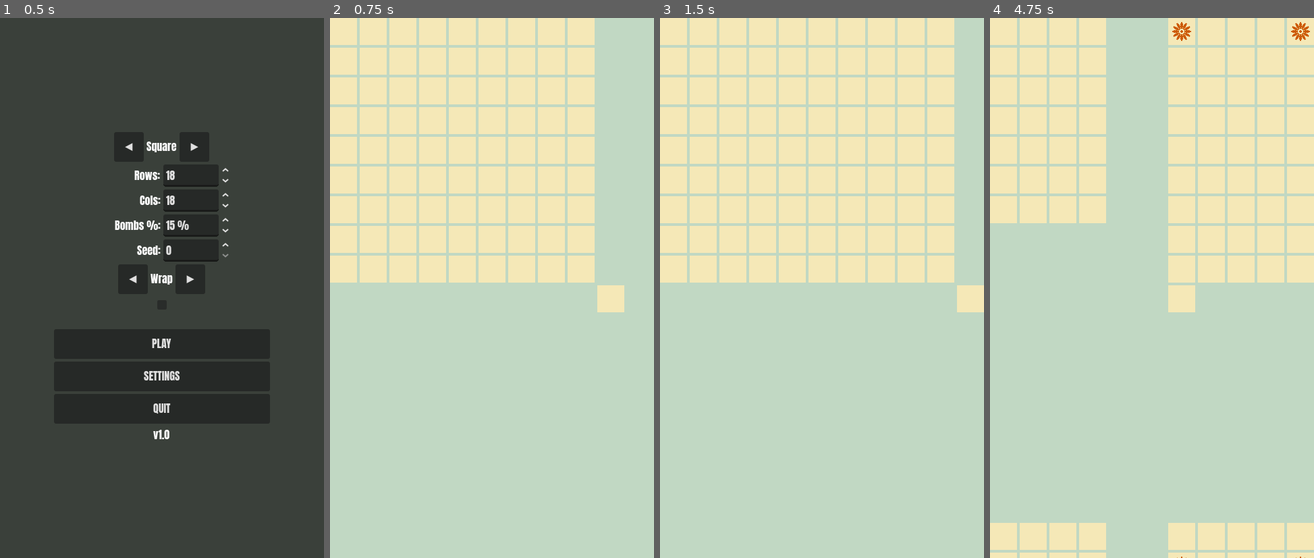
Above: before the commit, frames 1-4 (left to right).
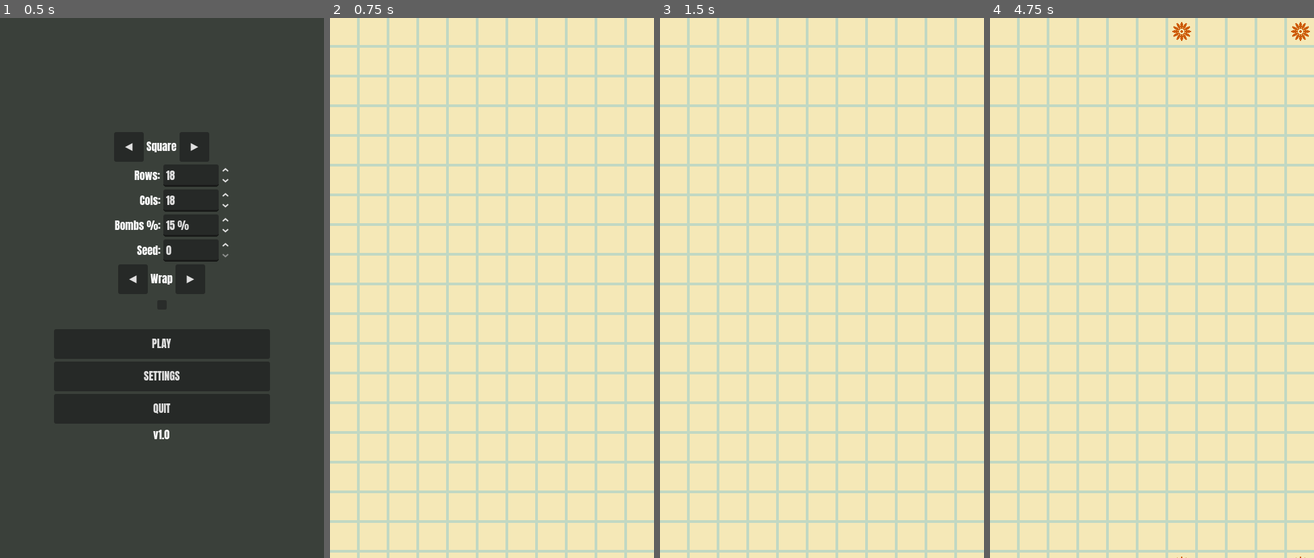
Above: after the commit, the same moments.

Repository: Kape99/mine-sweeper
Game: Godot game, scene res://Scenes/base.tscn
Same seed, same stepped clock (60 frames per second), same inputs: the game is played once before the commit and once after it.
Inputs (mouse positions are in pixels of both pictures, inside the frame that each line leads up to):
- Up to frame 1 (0.5 s): no input
- Up to frame 2 (0.75 s): click "PLAY" at 0.5 s
- Up to frame 3 (1.5 s): tap Enter at 1.25 s; drag from (672, 28) to (763, 28) at 1.27 s
- Up to frame 4 (4.75 s): tap Space at 2, 3.5 s; drag from (1002, 28) to (1093, 28) at 2.02 s; tap Enter at 2.75, 4.25 s; move the mouse to (1002, 28) at 2.77 s; click (1002, 28) at 2.92 s; drag from (1032, 28) to (1152, 28) at 3.52 s; drag from (1032, 28) to (1181, 28) at 4.27 s

Frame 1 is identical in both runs. In frame 2, 49% of the frame differs, in the area x 0-100%, y 0-100%; in frame 3, 46%; in frame 4, 48%.

Commit message:
Build the next board in the background; enable low-processor mode
While no game is running, base.gd builds the board for the menu's
current settings a few milliseconds per frame (transparent and paused),
so Start reuses it instead of building every cell in one frame. On a
50x50 wrap board, Start drops from ~205 ms + ~230 ms first frame to
~12 ms + ~16 ms (desktop, headless).

- BaseBoard: prepare()/build_step()/is_built()/is_prepared_for();
  start_game() reuses a matching prepared board. Cells are positioned
  directly instead of by a GridContainer, which re-laid out every cell
  on each add and made the stepped build quadratic (same layout).
- BoardCopyRenderer: copy chunks can start hidden and be revealed a few
  per frame, budgeted by a measured per-cell draw cost, instead of one
  ~130 ms frame drawing all 8 copies.
- _on_cell_pressed() ignores taps on a paused board.
- Enable application/run/low_processor_mode. CameraController now
  applies its view only when it changes: Camera2D's own per-frame update
  forced a full redraw every frame, so idle screens never went quiet.
- Tests: test_board_prepare, test_camera_controller. README updated.

Co-Authored-By: Claude Opus 5.5 <noreply@anthropic.com>

Diff:
--- /dev/null
+++ b/Scenes/Tests/test_board_prepare.tscn
@@ -0,0 +1,6 @@
+[gd_scene load_steps=2 format=3 uid="uid://tbprep8527b76c0231"]
+
+[ext_resource type="Script" path="res://Scripts/Tests/test_board_prepare.gd" id="1_script"]
+
+[node name="TestBoardPrepare" type="Node"]
+script = ExtResource("1_script")
--- /dev/null
+++ b/Scenes/Tests/test_camera_controller.tscn
@@ -0,0 +1,6 @@
+[gd_scene load_steps=2 format=3 uid="uid://tbcam24c376e3c28d"]
+
+[ext_resource type="Script" path="res://Scripts/Tests/test_camera_controller.gd" id="1_script"]
+
+[node name="TestCameraController" type="Node"]
+script = ExtResource("1_script")
--- a/Scripts/Board/base_board.gd
+++ b/Scripts/Board/base_board.gd
@@ -56,8 +56,11 @@
 ## The logical board — 2D array [row][col] of the real, interactive cells.
 var board_state: Array = []
 
-## The GridContainer holding the interactive (logical) cells, or null.
-var _tile: GridContainer = null
+## The Control holding the interactive (logical) cells, or null. Cells
+## are positioned directly rather than by a GridContainer: they're all the
+## same size, and a GridContainer would re-lay out every cell each time one
+## is added, which made building the board in steps quadratic.
+var _tile: Control = null
 
 ## Draws the wrap-mode copies around [member _tile]; null in classic mode.
 var _copy_renderer: BoardCopyRenderer = null
@@ -88,6 +91,11 @@
 
 ## Currently highlighted neighbors (from a long-press on a revealed cell).
 var _highlighted_neighbors: Array[CellBase] = []
+
+## Incremental build progress (see [method prepare] / [method build_step]):
+## row-major index of the next cell to create, and how many there are.
+var _build_next: int = 0
+var _build_total: int = 0
 
 
 func _ready() -> void:
@@ -178,21 +186,83 @@
 		_tile.free()
 		_tile = null
 	board_state = []
+	_build_next = 0
+	_build_total = 0
 	_board_node.position = Vector2.ZERO
 
 
+## Starts a game. If the board was already built for these dimensions with
+## [method prepare] (e.g. in the background while the menu was open), that
+## build is reused; otherwise the board is built now, in one go.
 func start_game(p_cols: int, p_rows: int, p_mines: int, p_wrap: bool = true) -> void:
-	_wrap_mode = p_wrap
+	if not is_prepared_for(p_cols, p_rows, p_wrap):
+		prepare(p_cols, p_rows, p_wrap)
+	build_step(-1)
 	var requested: Vector2i = Vector2i(p_cols, p_rows)
-	var dims: Vector2i = _wrap_safe_dimensions(requested) if p_wrap else requested
-	cols = dims.x
-	rows = dims.y
 	mines = p_mines
-	if dims != requested:
+	if Vector2i(cols, rows) != requested:
 		# Keep the requested mine density on the enlarged board.
 		mines = roundi(p_mines * float(cols * rows) / float(p_cols * p_rows))
 	_to_be_explored = rows * cols - mines
-	reset()
+
+
+## Clears the board and sets it up for a [param p_cols] × [param p_rows]
+## game without creating any cells yet; [method build_step] creates them.
+func prepare(p_cols: int, p_rows: int, p_wrap: bool) -> void:
+	clear()
+	_wrap_mode = p_wrap
+	var dims: Vector2i = _get_dimensions(p_cols, p_rows, p_wrap)
+	cols = dims.x
+	rows = dims.y
+	_begin_build()
+
+
+## Creates cells for at most [param budget_usec] microseconds (all remaining
+## cells if negative). Returns true once the board is fully built.
+func build_step(budget_usec: int) -> bool:
+	if _tile == null:
+		return false
+	var start: int = Time.get_ticks_usec()
+	while _build_next < _build_total:
+		_add_cell(_build_next)
+		_build_next += 1
+		# Checking the clock every few cells keeps its cost negligible.
+		if budget_usec >= 0 and _build_next % 4 == 0 and Time.get_ticks_usec() - start >= budget_usec:
+			return false
+	if not _wrap_mode:
+		return true
+	if _copy_renderer == null:
+		# Built in one go: draw every copy right away. Built in steps: let
+		# the copies appear a few chunks per frame (their first draw is the
+		# single most expensive part of the build).
+		_add_copy_renderer(budget_usec >= 0)
+	var remaining: int = budget_usec - (Time.get_ticks_usec() - start) if budget_usec >= 0 else -1
+	return _copy_renderer.show_step(maxi(remaining, 0) if budget_usec >= 0 else -1)
+
+
+## True once every cell exists (and, in wrap mode, every copy is shown).
+func is_built() -> bool:
+	if _tile == null or _build_next < _build_total:
+		return false
+	return not _wrap_mode or (_copy_renderer != null and _copy_renderer.is_fully_shown())
+
+
+## True if this board was prepared for exactly these settings and no game
+## has been played on it yet, so [method start_game] can reuse it.
+func is_prepared_for(p_cols: int, p_rows: int, p_wrap: bool) -> bool:
+	return (
+		_tile != null
+		and not _is_game_started
+		and not _is_game_over
+		and p_wrap == _wrap_mode
+		and _get_dimensions(p_cols, p_rows, p_wrap) == Vector2i(cols, rows)
+	)
+
+
+## Actual board dimensions for the requested ones (wrap mode may round up).
+func _get_dimensions(p_cols: int, p_rows: int, p_wrap: bool) -> Vector2i:
+	var requested: Vector2i = Vector2i(p_cols, p_rows)
+	return _wrap_safe_dimensions(requested) if p_wrap else requested
 
 
 ## In wrap mode each dimension must be a multiple of this so the cell
@@ -210,9 +280,10 @@
 	return Vector2i(ceili(dims.x / float(m.x)) * m.x, ceili(dims.y / float(m.y)) * m.y)
 
 
+## Rebuilds the board (same dimensions) for a new game, in one go.
 func reset() -> void:
-	clear()
-	_build_tiles()
+	prepare(cols, rows, _wrap_mode)
+	build_step(-1)
 
 
 func _connect_signals(cell: CellBase) -> void:
@@ -272,31 +343,47 @@
 	_pools_warmed = false
 
 
-## Builds the interactive tile and, in wrap mode, the renderer that draws
-## the 8 surrounding copies. Classic mode has no copies.
-func _build_tiles() -> void:
-	_tile = GridContainer.new()
-	_tile.columns = cols
-	_tile.add_theme_constant_override("h_separation", GRID_H_SEPARATION)
-	_tile.add_theme_constant_override("v_separation", GRID_V_SEPARATION)
-
-	if _wrap_mode:
-		# Added first so the copies draw beneath the interactive tile.
-		_copy_renderer = BoardCopyRenderer.new()
-		_board_node.add_child(_copy_renderer)
-		_copy_renderer.setup(self, _get_copy_offsets())
+## Creates the (empty) interactive tile. Cells are then added by
+## [method _add_cell], all at once or spread over frames.
+func _begin_build() -> void:
+	_tile = Control.new()
+	_tile.mouse_filter = Control.MOUSE_FILTER_PASS
+	_tile.size = get_board_size() - Vector2(GRID_H_SEPARATION, GRID_V_SEPARATION)
 	_board_node.add_child(_tile)
-
-	var board: Array = []
-	for row: int in rows:
-		board.append([])
-		for col: int in cols:
-			var cell_instance: CellBase = _acquire_cell(_get_cell_type_idx(col, row))
-			_tile.add_child(cell_instance)
-			cell_instance.coord = Vector2i(col, row)
-			_connect_signals(cell_instance)
-			board[row].append(cell_instance)
-	board_state = board
+	board_state = []
+	_build_next = 0
+	_build_total = cols * rows
+
+
+## Creates the cell at row-major [param index]. Cells are created in order,
+## so a new row starts exactly when its first cell is added.
+func _add_cell(index: int) -> void:
+	var col: int = index % cols
+	var row: int = index / cols
+	if col == 0:
+		board_state.append([])
+	var cell_instance: CellBase = _acquire_cell(_get_cell_type_idx(col, row))
+	# Same layout a GridContainer would produce: a uniform grid of
+	# cell size + separation.
+	cell_instance.position = Vector2(
+		col * (_cell_size.x + GRID_H_SEPARATION),
+		row * (_cell_size.y + GRID_V_SEPARATION)
+	)
+	cell_instance.size = _cell_size
+	_tile.add_child(cell_instance)
+	cell_instance.coord = Vector2i(col, row)
+	_connect_signals(cell_instance)
+	board_state[row].append(cell_instance)
+
+
+## Adds the renderer that draws the 8 copies around the tile (wrap mode).
+## Only done once every cell exists, since it draws from all of them.
+func _add_copy_renderer(hidden: bool) -> void:
+	_copy_renderer = BoardCopyRenderer.new()
+	_board_node.add_child(_copy_renderer)
+	# First child, so the copies draw beneath the interactive tile.
+	_board_node.move_child(_copy_renderer, 0)
+	_copy_renderer.setup(self, _get_copy_offsets(), hidden)
 
 
 ## Offsets of the 8 copies around the logical tile, in board-node space.
@@ -550,7 +637,9 @@
 
 
 func _on_cell_pressed(cell: CellBase, _p_nearby: int) -> void:
-	if _is_game_over:
+	# A board being built in the background is paused (see base.gd); it
+	# must never start a game from a stray tap.
+	if _is_game_over or not can_process():
 		return
 	var logical_cell: CellBase = _get_center_cell(cell)
 	if GlobalState.is_defusing:
--- a/Scripts/Board/board_copy_renderer.gd
+++ b/Scripts/Board/board_copy_renderer.gd
@@ -28,10 +28,20 @@
 ## by scene path. Filled lazily on first draw, when cells are laid out.
 var _layouts: Dictionary = {}
 
+## Chunks still hidden by [method show_step], in the order they'll be shown.
+var _hidden_chunks: Array[CopyChunk] = []
+
+## Measured cost of drawing one cell, used by [method show_step] to decide
+## how many chunks fit in a frame. Starts pessimistic, then tracks the
+## slowest draw seen, so it adapts to the device.
+var _usec_per_cell: float = 20.0
+
 
 ## Creates one set of chunks per offset. [param offsets] are the copies'
-## positions relative to the logical tile.
-func setup(board: BaseBoard, offsets: Array[Vector2]) -> void:
+## positions relative to the logical tile. With [param hidden], chunks
+## start hidden and [method show_step] reveals them over several frames,
+## so their first draw doesn't all land in one long frame.
+func setup(board: BaseBoard, offsets: Array[Vector2], hidden: bool = false) -> void:
 	_board = board
 	_offsets = offsets
 	_chunk_cols = ceili(board.cols / float(CHUNK_SIZE))
@@ -47,9 +57,41 @@
 				))
 				var chunk: CopyChunk = CopyChunk.new(self, cell_range)
 				chunk.position = offset
+				if hidden:
+					chunk.visible = false
+					_hidden_chunks.append(chunk)
 				add_child(chunk)
 				copy_chunks.append(chunk)
 		_chunks.append(copy_chunks)
+	# show_step() pops from the back: reveal copies in creation order.
+	_hidden_chunks.reverse()
+
+
+## Shows hidden chunks whose estimated first-draw cost fits in
+## [param budget_usec] (always at least one; all if negative). The draw
+## itself happens at the end of the frame. Returns true when all are shown.
+func show_step(budget_usec: int) -> bool:
+	var spent: float = 0.0
+	while not _hidden_chunks.is_empty():
+		var chunk: CopyChunk = _hidden_chunks[-1]
+		var cost: float = chunk.cell_range.get_area() * _usec_per_cell
+		if budget_usec >= 0 and spent > 0.0 and spent + cost > budget_usec:
+			break
+		_hidden_chunks.pop_back()
+		chunk.visible = true
+		spent += cost
+	return _hidden_chunks.is_empty()
+
+
+## True once every chunk is visible.
+func is_fully_shown() -> bool:
+	return _hidden_chunks.is_empty()
+
+
+## Called by chunks after drawing, to keep the per-cell cost estimate.
+func _record_draw_cost(cells: int, usec: int) -> void:
+	if cells > 0:
+		_usec_per_cell = maxf(_usec_per_cell * 0.9, usec / float(cells))
 
 
 ## Positions of the copies relative to the logical tile.
@@ -192,4 +234,6 @@
 
 	func _draw() -> void:
 		redraw_pending = false
+		var start: int = Time.get_ticks_usec()
 		renderer._draw_cells(self, cell_range)
+		renderer._record_draw_cost(cell_range.get_area(), Time.get_ticks_usec() - start)
--- a/Scripts/GUI/camera_controller.gd
+++ b/Scripts/GUI/camera_controller.gd
@@ -19,6 +19,26 @@
 
 ## Active touch points indexed by finger index.
 var _touch_points: Dictionary = {}
+
+## The view last applied to the viewport (see [method _process]).
+var _applied_view: Array = []
+
+
+func _ready() -> void:
+	# Camera2D re-applies its transform every frame, which counts as a
+	# change and forces a full redraw every frame — defeating the
+	# project's low-processor mode (redraw only when something changed).
+	# Apply it ourselves, only when the view actually changes.
+	set_process_internal(false)
+
+
+func _process(_delta: float) -> void:
+	if is_processing_internal():
+		set_process_internal(false)  # Camera2D may re-enable it, e.g. on re-entering the tree
+	var view: Array = [offset, zoom, global_position, get_viewport_rect().size, is_current()]
+	if view != _applied_view:
+		_applied_view = view
+		force_update_scroll()
 
 
 func _unhandled_input(event: InputEvent) -> void:
--- /dev/null
+++ b/Scripts/Tests/test_board_prepare.gd
@@ -0,0 +1,109 @@
+## Verifies building the board in the background: BaseBoard's stepped
+## build (prepare / build_step / start_game reuse), and base.gd preparing
+## the next board while the menu is open and handing it to the game.
+extends TestCase
+
+const SQUARE_SCENE: String = "res://Scenes/Board/square_board.tscn"
+const BASE_SCENE: String = "res://Scenes/base.tscn"
+
+
+func _ready() -> void:
+	print("\n=== test_board_prepare ===")
+	await run()
+	_report()
+
+
+func run() -> void:
+	_test_stepped_build()
+	_test_unprepared_dimensions_rebuild()
+	await _test_menu_prepares_next_board()
+	BaseBoard.clear_pools()
+
+
+func _test_stepped_build() -> void:
+	var board: BaseBoard = load(SQUARE_SCENE).instantiate()
+	add_child(board)
+	board.prepare(20, 20, true)
+	assert_false(board.build_step(0), "A zero budget builds only a few cells")
+	assert_true(board._build_next > 0 and board._build_next < 400, "Stepped build makes progress without finishing")
+	var steps: int = 1
+	while not board.build_step(0) and steps < 10000:
+		steps += 1
+	assert_true(board.is_built(), "Stepped build finishes, copies included")
+	assert_eq(board._copy_renderer._hidden_chunks.size(), 0, "Every copy chunk is shown once built")
+
+	var cell: CellBase = board.board_state[19][19]
+	var step: Vector2 = board._cell_size + Vector2(BaseBoard.GRID_H_SEPARATION, BaseBoard.GRID_V_SEPARATION)
+	assert_eq(cell.position, Vector2(19, 19) * step, "Cells sit on the uniform grid")
+
+	var first: CellBase = board.board_state[0][0]
+	assert_true(board.is_prepared_for(20, 20, true), "Board reports it's prepared for its settings")
+	board.start_game(20, 20, 40, true)
+	assert_eq(board.board_state[0][0], first, "start_game reuses the prepared cells")
+	assert_eq(board._to_be_explored, 400 - 40, "start_game sets the win target on a prepared board")
+	assert_false(board.is_prepared_for(20, 20, true) and board._is_game_started, "A started game is not reusable")
+	board.free()
+
+
+func _test_unprepared_dimensions_rebuild() -> void:
+	var board: BaseBoard = load(SQUARE_SCENE).instantiate()
+	add_child(board)
+	board.prepare(10, 10, false)
+	board.build_step(-1)
+	assert_false(board.is_prepared_for(12, 10, false), "Different size is not a match")
+	assert_false(board.is_prepared_for(10, 10, true), "Different wrap mode is not a match")
+	board.start_game(12, 10, 10, false)
+	assert_eq(Vector2i(board.cols, board.rows), Vector2i(12, 10), "start_game rebuilds for new dimensions")
+	assert_true(board.is_built(), "Rebuilt board is complete")
+	board.free()
+
+
+func _test_menu_prepares_next_board() -> void:
+	GlobalState.selected_board = 1  # Square
+	GlobalState.board_cols = 8
+	GlobalState.board_rows = 8
+	GlobalState.board_wrap = false
+	var base: Node = load(BASE_SCENE).instantiate()
+	add_child(base)
+
+	var prepared: BaseBoard = await _wait_for_prepared(base)
+	assert_true(prepared != null and prepared.is_built(), "Menu builds the next board in the background")
+	if prepared == null:
+		base.free()
+		return
+	assert_eq(prepared.modulate.a, 0.0, "Background board is invisible")
+	# Taps reach a cell only if it can process (physics picking and the
+	# board's _unhandled_input both check). Simulated clicks don't reach
+	# physics picking in a headless run, so this checks the gate directly.
+	var cell: CellBase = prepared.board_state[3][3]
+	assert_false(prepared.can_process() or cell.can_process() or cell.get_node("Area2D").can_process(),
+		"Background board and its cells take no input")
+	prepared._on_cell_pressed(cell, cell.nearby)
+	assert_false(prepared._is_game_started or cell.is_explored(), "A tap reaching the background board is ignored")
+
+	# Changing a setting rebuilds it after the settle delay.
+	GlobalState.board_rows = 10
+	await wait_wall_ms(base.PREPARE_SETTLE_MSEC + 100)
+	prepared = await _wait_for_prepared(base)
+	assert_true(prepared != null and prepared.rows == 10, "Changing the size rebuilds the background board")
+
+	base._load_game()
+	assert_eq(base._board, prepared, "Start uses the background board")
+	assert_eq(base._prepared_board, null, "Background slot is empty during the game")
+	assert_eq(base._board.modulate, Color.WHITE, "Board is visible once the game starts")
+	var live: CellBase = base._board.board_state[3][3]
+	assert_true(base._board.can_process() and live.get_node("Area2D").can_process(),
+		"Board and its cells take input once the game starts")
+
+	base.free()
+
+
+## Waits (bounded) until base.gd has a fully built background board.
+func _wait_for_prepared(base: Node) -> BaseBoard:
+	var deadline: int = Time.get_ticks_msec() + 10000
+	while Time.get_ticks_msec() < deadline:
+		await get_tree().process_frame
+		var board: BaseBoard = base._prepared_board
+		if board and board.is_built() and base._prepared_key == base._get_prepare_key():
+			return board
+	return null
--- /dev/null
+++ b/Scripts/Tests/test_camera_controller.gd
@@ -0,0 +1,37 @@
+## Verifies CameraController applies its view itself: Camera2D's own
+## per-frame update stays off (it forces a redraw every frame, defeating
+## low-processor mode), yet offset and zoom changes still reach the screen.
+extends TestCase
+
+
+func _ready() -> void:
+	print("\n=== test_camera_controller ===")
+	await run()
+	_report()
+
+
+func run() -> void:
+	var camera: CameraController = load("res://Scripts/GUI/camera_controller.gd").new()
+	camera.anchor_mode = Camera2D.ANCHOR_MODE_FIXED_TOP_LEFT
+	add_child(camera)
+	camera.make_current()
+	# make_current() turns Camera2D's own update back on; the controller
+	# switches it off again in its next _process. process_frame fires
+	# before nodes' _process, so wait two frames.
+	await get_tree().process_frame
+	await get_tree().process_frame
+	assert_false(camera.is_processing_internal(), "Camera2D's per-frame update is off")
+
+	camera.offset = Vector2(120, -40)
+	await get_tree().process_frame
+	assert_eq(get_viewport().canvas_transform.origin, Vector2(-120, 40), "Offset change is applied")
+
+	camera.zoom = Vector2(2, 2)
+	await get_tree().process_frame
+	assert_eq(get_viewport().canvas_transform.get_scale(), Vector2(2, 2), "Zoom change is applied")
+
+	camera.reset_view()
+	await get_tree().process_frame
+	assert_eq(get_viewport().canvas_transform, Transform2D.IDENTITY, "reset_view is applied")
+	assert_false(camera.is_processing_internal(), "Per-frame update stays off")
+	camera.free()
--- a/Scripts/base.gd
+++ b/Scripts/base.gd
@@ -1,6 +1,8 @@
 ## Main game controller. Manages screen flow (main menu → gameplay → result screen),
 ## board instantiation, and signal wiring between the board and UI.
 ## Periodically refreshes board tiles to follow the camera for infinite scrolling.
+## While no game is running, builds the next board in the background so
+## Start is instant (see [method _prepare_board_step]).
 extends Node
 
 @onready var _main_menu: MainMenu = $GUI/Screen/MainMenu
@@ -19,6 +21,28 @@
 
 ## Currently active board instance, or [code]null[/code] if none.
 var _board: BaseBoard
+
+## Time budget per frame for building the next board in the background.
+const PREPARE_BUDGET_USEC: int = 4000
+
+## How long the menu settings must stay unchanged before a background
+## build (re)starts, so stepping a SpinBox doesn't restart it every click.
+const PREPARE_SETTLE_MSEC: int = 300
+
+## Board being built in the background while no game is running, for the
+## menu's current settings, so Start doesn't have to build thousands of
+## cells in one frame. Fully transparent and paused until a game uses it.
+## (Transparent rather than hidden: a hidden board defers its layout and
+## drawing to the moment it's shown, which is exactly the cost to avoid.)
+var _prepared_board: BaseBoard = null
+
+## The settings [member _prepared_board] was built for (see
+## [method _get_prepare_key]).
+var _prepared_key: Array = []
+
+## Latest settings seen while preparing, and when they last changed.
+var _pending_key: Array = []
+var _pending_key_since: int = 0
 
 
 func _ready() -> void:
@@ -52,8 +76,76 @@
 
 
 func _process(_delta: float) -> void:
-	if _board and _board.get_child_count() > 0:
-		_board.recenter_if_needed(_camera.offset)
+	if _board:
+		if _board.get_child_count() > 0:
+			_board.recenter_if_needed(_camera.offset)
+	else:
+		_prepare_board_step()
+
+
+## Everything a freshly built board depends on. Cell colors are set when
+## cells are created, so the color scheme is part of it.
+func _get_prepare_key() -> Array:
+	return [
+		GlobalState.selected_board,
+		GlobalState.board_cols,
+		GlobalState.board_rows,
+		GlobalState.board_wrap,
+		GlobalState.selected_scheme,
+	]
+
+
+## Advances the background build of the next board by one frame's budget.
+func _prepare_board_step() -> void:
+	var key: Array = _get_prepare_key()
+	var now: int = Time.get_ticks_msec()
+	if key != _pending_key:
+		_pending_key = key
+		_pending_key_since = now
+	if now - _pending_key_since < PREPARE_SETTLE_MSEC:
+		return
+
+	if _prepared_board and key != _prepared_key:
+		if key[0] != _prepared_key[0]:
+			_discard_prepared_board()  # different board shape: different scene
+		else:
+			_prepared_board.prepare(GlobalState.board_cols, GlobalState.board_rows, GlobalState.board_wrap)
+			_prepared_key = key
+	if _prepared_board == null:
+		_prepared_board = _board_scenes[GlobalState.selected_board].instantiate()
+		_prepared_board.modulate = Color(1, 1, 1, 0)
+		# No input or processing until a game starts on it.
+		_prepared_board.process_mode = Node.PROCESS_MODE_DISABLED
+		add_child(_prepared_board)
+		_prepared_board.prepare(GlobalState.board_cols, GlobalState.board_rows, GlobalState.board_wrap)
+		_prepared_key = key
+	if not _prepared_board.is_built():
+		_prepared_board.build_step(PREPARE_BUDGET_USEC)
+
+
+## Frees the background board, returning its cells to the pool.
+func _discard_prepared_board() -> void:
+	if _prepared_board:
+		_prepared_board.clear()
+		_prepared_board.free()
+		_prepared_board = null
+	_prepared_key = []
+
+
+## Returns the background board if it was built for the current settings
+## (finishing it if needed happens in start_game), or a new board.
+func _take_board() -> BaseBoard:
+	if _prepared_board and _prepared_key == _get_prepare_key():
+		var board: BaseBoard = _prepared_board
+		_prepared_board = null
+		_prepared_key = []
+		board.modulate = Color.WHITE
+		board.process_mode = Node.PROCESS_MODE_INHERIT
+		return board
+	_discard_prepared_board()
+	var new_board: BaseBoard = _board_scenes[GlobalState.selected_board].instantiate()
+	add_child(new_board)
+	return new_board
 
 
 func _game_finished(is_win: bool, _time: float) -> void:
@@ -68,8 +160,7 @@
 
 ## Instantiates the selected board, starts a new game, and switches to gameplay view.
 func _load_game() -> void:
-	_board = _board_scenes[GlobalState.selected_board].instantiate()
-	add_child(_board)
+	_board = _take_board()
 	var mine_count: int = GlobalState.get_mine_count()
 
 	GlobalState.is_defusing = false
--- a/project.godot
+++ b/project.godot
@@ -17,6 +17,7 @@
 config/name="Minesweaper"
 config/description="A minimals MineSweeper game"
 run/main_scene="res://Scenes/base.tscn"
+run/low_processor_mode=true
 config/features=PackedStringArray("4.7", "Mobile")
 boot_splash/bg_color=Color(0.756863, 0.847059, 0.764706, 1)
 boot_splash/image="res://Asset/Icons/Icon.png"
Not shown, added: Scripts/Tests/test_board_prepare.gd.uid
Not shown, added: Scripts/Tests/test_camera_controller.gd.uid
